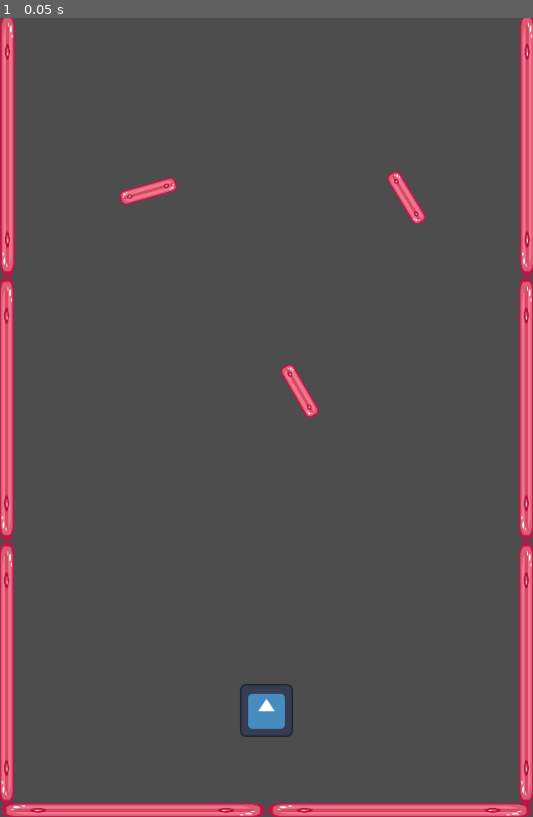
Above: before the commit, frame 1.
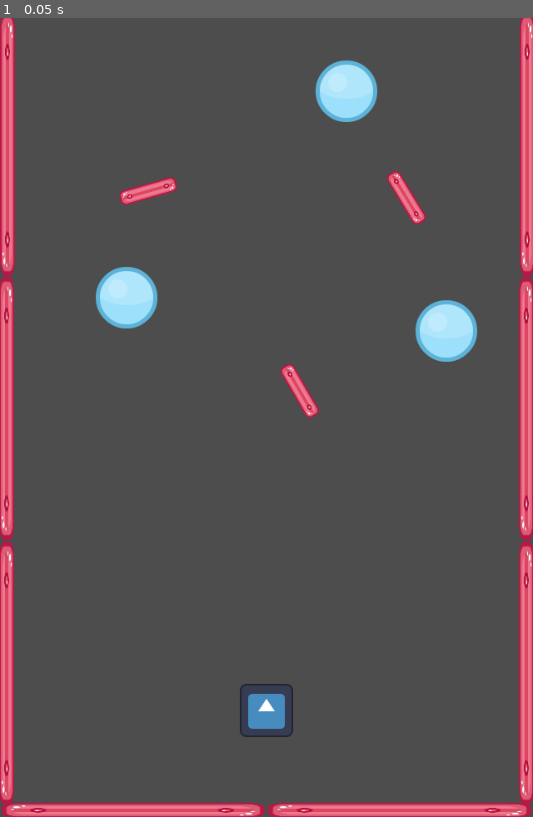
Above: after the commit, the same moment.

Repository: legacynical/flick-game
Game: Godot game, scene res://scenes/levels/test_level.tscn
The game is run twice, just before and just after one commit, with the same random seed, the same clock (stepped at 60 frames per second) and the same inputs. The engine's default icon, where the game draws it, is replaced by a stand-in: a white triangle on a blue panel in a dark square.
Inputs:
- Up to frame 1 (0.05 s): no input

The runs differ from the first frame. In frame 1, 2.2% of the frame differs, in the area x 18-90%, y 5-44%.

Commit message:
fix enemy node type

Diff:
--- a/scenes/enemies/test_enemy.tscn
+++ b/scenes/enemies/test_enemy.tscn
@@ -5,7 +5,7 @@
 [sub_resource type="CircleShape2D" id="CircleShape2D_lapc2"]
 radius = 37.054
 
-[node name="TestEnemy" type="RigidBody2D"]
+[node name="TestEnemy" type="CharacterBody2D"]
 
 [node name="Sprite2D" type="Sprite2D" parent="."]
 scale = Vector2(0.5, 0.5)
--- a/scenes/levels/test_level.tscn
+++ b/scenes/levels/test_level.tscn
@@ -1,8 +1,9 @@
-[gd_scene load_steps=4 format=3 uid="uid://o0w2cdhdjqq8"]
+[gd_scene load_steps=5 format=3 uid="uid://o0w2cdhdjqq8"]
 
 [ext_resource type="PackedScene" uid="uid://jgd3tfvg00yu" path="res://scenes/objects/wall_long.tscn" id="1_c2ys3"]
 [ext_resource type="PackedScene" uid="uid://c68cbjmvqcm45" path="res://scenes/objects/wall_short.tscn" id="2_wfhsx"]
 [ext_resource type="PackedScene" uid="uid://b557iy0oclo0" path="res://scenes/player/player.tscn" id="3_qtf05"]
+[ext_resource type="PackedScene" uid="uid://crw470l50hfnx" path="res://scenes/enemies/test_enemy.tscn" id="4_hgs4h"]
 
 [node name="TestLevel" type="Node2D"]
 
@@ -56,3 +57,14 @@
 
 [node name="Player" parent="." instance=ExtResource("3_qtf05")]
 position = Vector2(320, 832)
+
+[node name="Node2D" type="Node2D" parent="."]
+
+[node name="TestEnemy" parent="Node2D" instance=ExtResource("4_hgs4h")]
+position = Vector2(152, 336)
+
+[node name="TestEnemy2" parent="Node2D" instance=ExtResource("4_hgs4h")]
+position = Vector2(536, 376)
+
+[node name="TestEnemy3" parent="Node2D" instance=ExtResource("4_hgs4h")]
+position = Vector2(416, 88)
